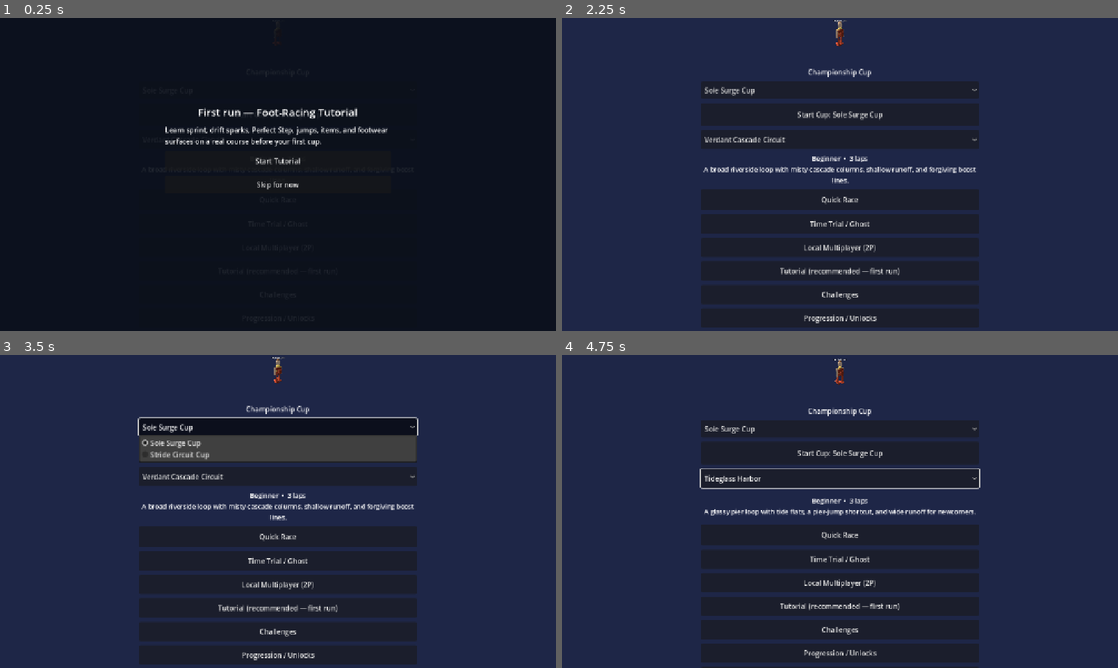
Above: before the commit, frames 1-4 (two rows, left to right).
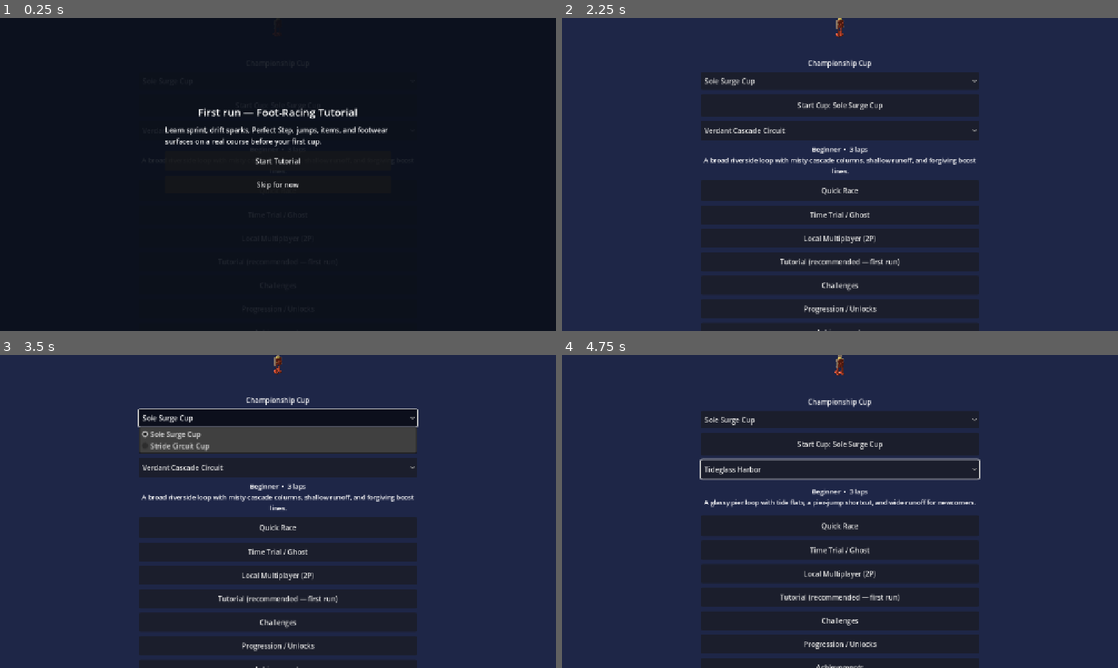
Above: after the commit, the same moments.

Repository: gunnchOS3k/pedestrian-pursuit
Game: Godot game, scene res://scenes/main/MainMenu.tscn
Same seed, same stepped clock (60 frames per second), same inputs: the game is played once before the commit and once after it.
Inputs:
- Up to frame 1 (0.25 s): no input
- Up to frame 2 (2.25 s): click "Start Cup: Sole Surge Cup" at 0.5 s; click "Start Cup: Sole Surge Cup" at 1.25 s; click "Skip for now" at 2 s
- Up to frame 3 (3.5 s): click "Sole Surge Cup" at 2.75 s
- Up to frame 4 (4.75 s): click "Verdant Cascade Circuit" at 3.5 s; click "Quick Race" at 4.25 s

The runs differ from the first frame. In frame 2, 17% of the frame differs, in the area x 25-75%, y 0-100%; in frame 3, 18%, in the area x 24-76%, y 0-100%; in frame 4, 17%.

Commit message:
feat(feedback): MainMenu/Results Feedback & Suggestions link
Public hub link for final V1 in-app feedback gate; accepted-main URL only.

Co-authored-by: Cursor <cursoragent@cursor.com>

Diff:
--- a/scripts/ui/MainMenu.gd
+++ b/scripts/ui/MainMenu.gd
@@ -41,6 +41,7 @@
 	_ensure_settings_ui()
 	_ensure_mode_buttons()
 	_ensure_howto_button()
+	_ensure_feedback_button()
 	_ensure_cup_and_shoe_pickers()
 	_load_content()
 	_populate_device_picker()
@@ -931,3 +932,13 @@
 
 func _on_quit() -> void:
 	get_tree().quit()
+
+func _ensure_feedback_button() -> void:
+	var vbox := $VBox
+	if vbox.get_node_or_null("FeedbackBtn") != null:
+		return
+	var fb := Button.new()
+	fb.name = "FeedbackBtn"
+	fb.text = "Feedback & Suggestions"
+	fb.pressed.connect(func(): OS.shell_open("https://github.com/gunnchOS3k/gunnchos-research-portal/blob/main/FEEDBACK.md?component=Pedestrian%20Pursuit"))
+	vbox.add_child(fb)
--- a/scripts/ui/ResultsScreen.gd
+++ b/scripts/ui/ResultsScreen.gd
@@ -18,6 +18,20 @@
 	panel.visible = false
 	menu_button.pressed.connect(_on_menu)
 	retry_button.pressed.connect(_on_retry)
+	_ensure_feedback_button()
+
+func _ensure_feedback_button() -> void:
+	var vbox := $Panel/Margin/VBox
+	if vbox.get_node_or_null("FeedbackBtn") != null:
+		return
+	var fb := Button.new()
+	fb.name = "FeedbackBtn"
+	fb.text = "Feedback & Suggestions"
+	fb.pressed.connect(_on_feedback)
+	vbox.add_child(fb)
+
+func _on_feedback() -> void:
+	OS.shell_open("https://github.com/gunnchOS3k/gunnchos-research-portal/blob/main/FEEDBACK.md?component=Pedestrian%20Pursuit")
 
 
 func show_results(
Not shown, added: CONTRIBUTING.md
Not shown, added: FEEDBACK.md
Not shown, changed: README.md
Not shown, added: SECURITY.md
